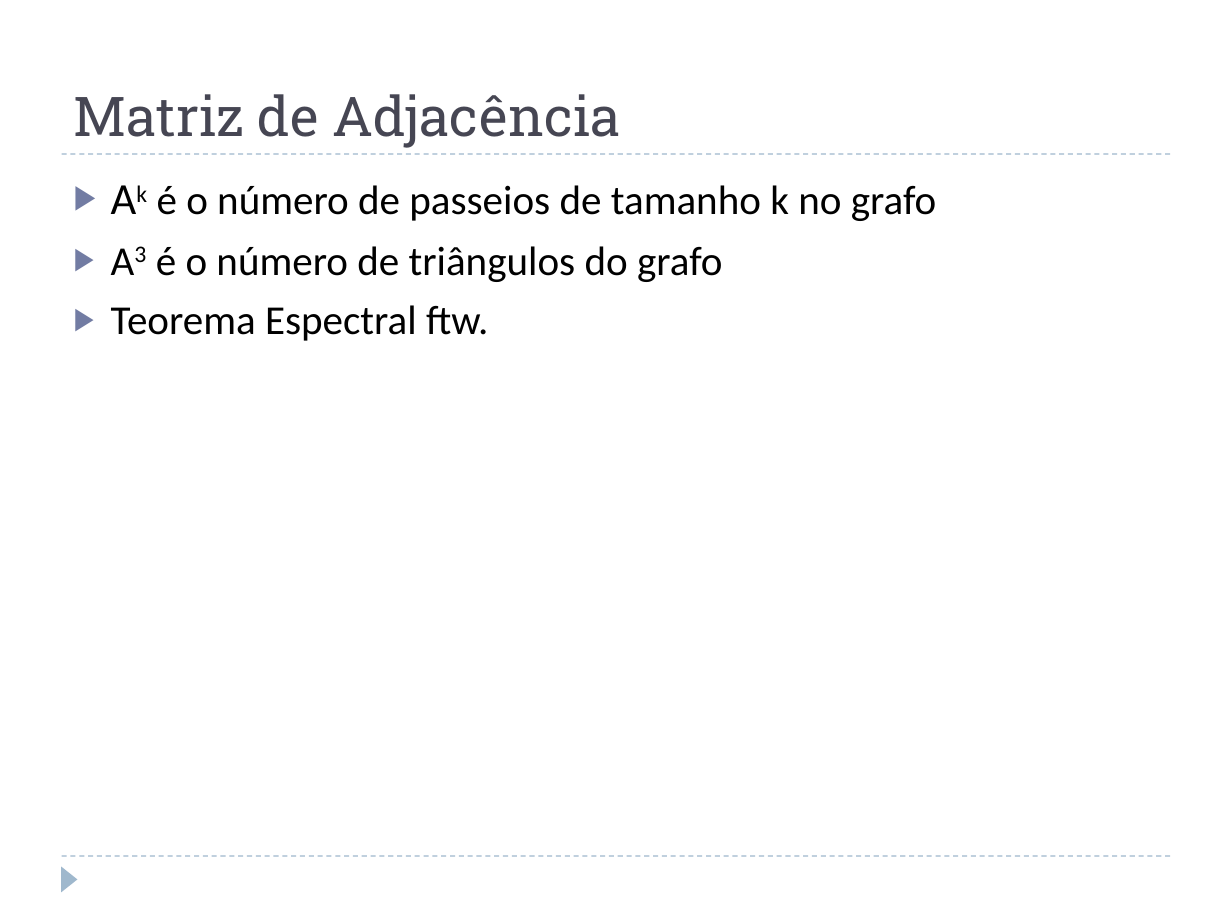
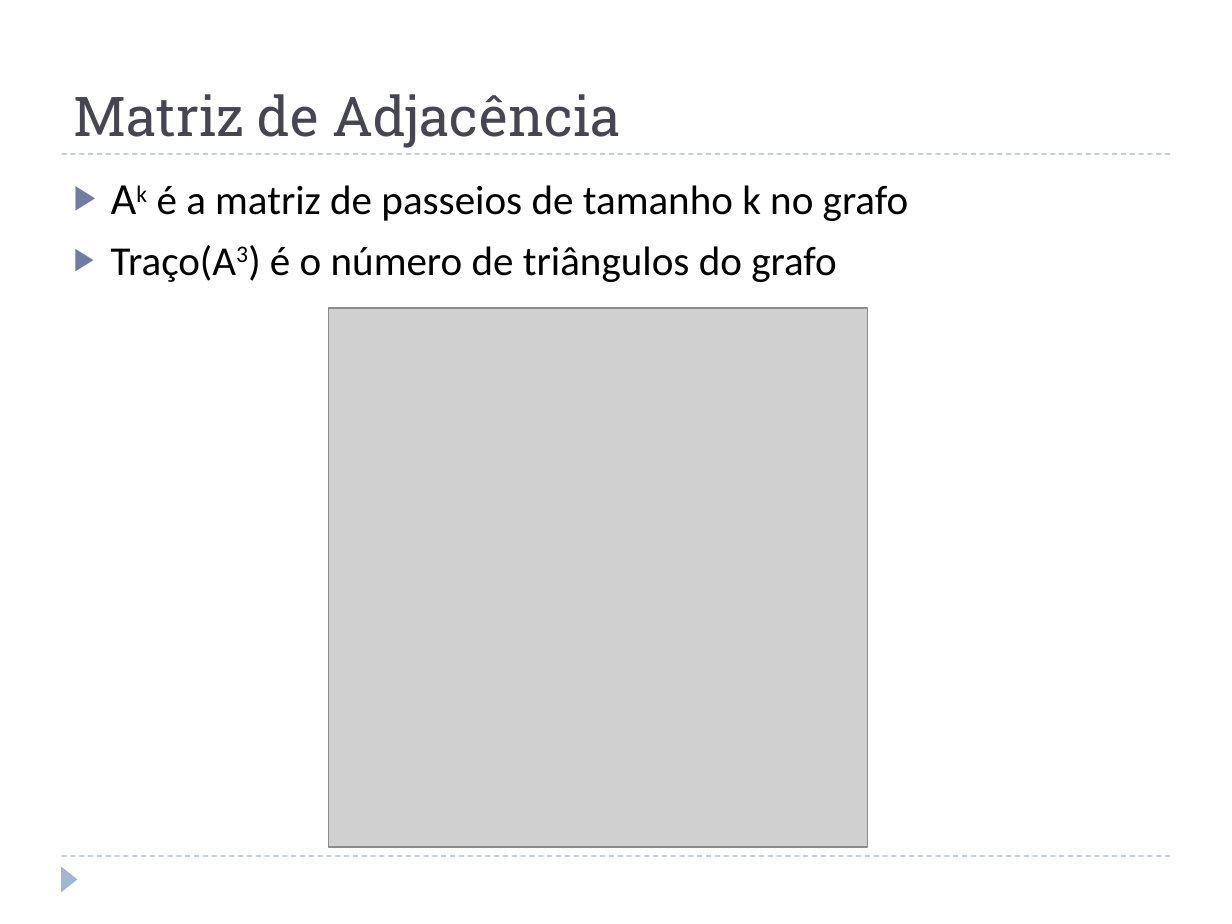
Before and after one commit to juanplopes/ppgi-alc-graphs, a slide deck: slide 9 of doc/Apresentacao.pptx. Drawn at 1232x924 pixels with LibreOffice and Linux fonts; fonts in the diff are those of the drawing; grey boxes stand for pictures. Boxes give left, top, right and bottom in pixels: in the first picture for what was removed or moved away, otherwise in the second. Text is boxed around its words. In the diff, an @@ line names an element or a change of style, - is before the commit and + after.

```diff
--- a/doc/Apresentacao.pptx
+++ b/doc/Apresentacao.pptx
@@ text at bbox=[111, 185, 909, 282]: text changed @@
-▶ Ak é o número de passeios de tamanho k no grafo
-▶ A3 é o número de triângulos do grafo
-▶ Teorema Espectral ftw.
+▶ Ak é a matriz de passeios de tamanho k no grafo
+▶ Traço(A3) é o número de triângulos do grafo
@@ picture added at bbox=[329, 308, 869, 848] @@
```
Also in this commit, not shown: 4 other slides changed, 7 slides added.
